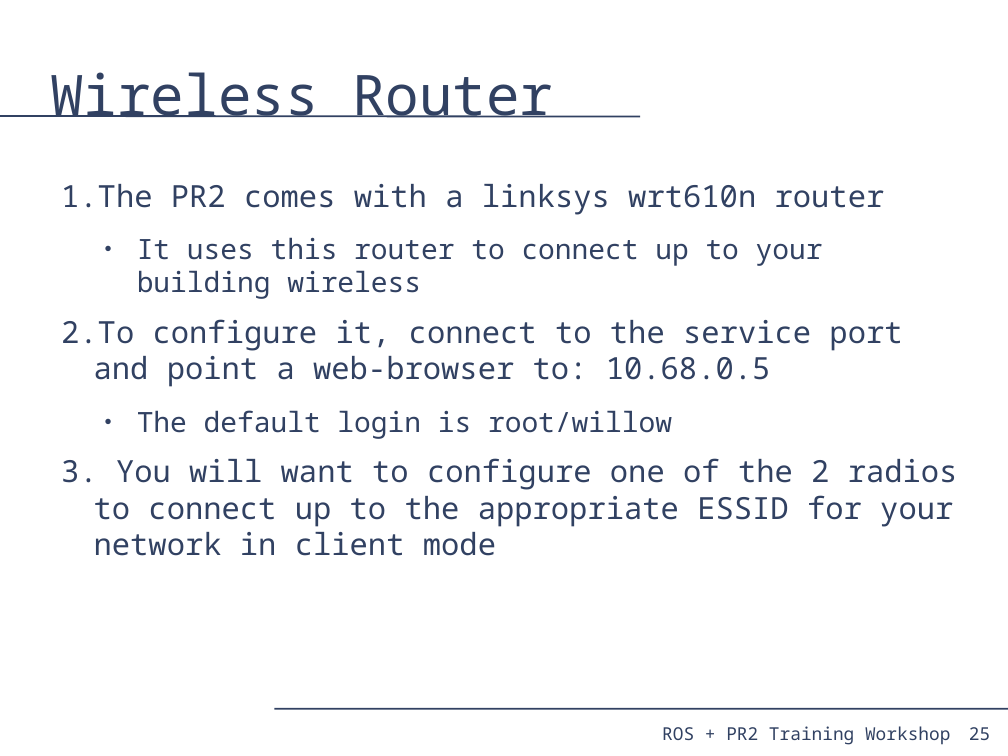
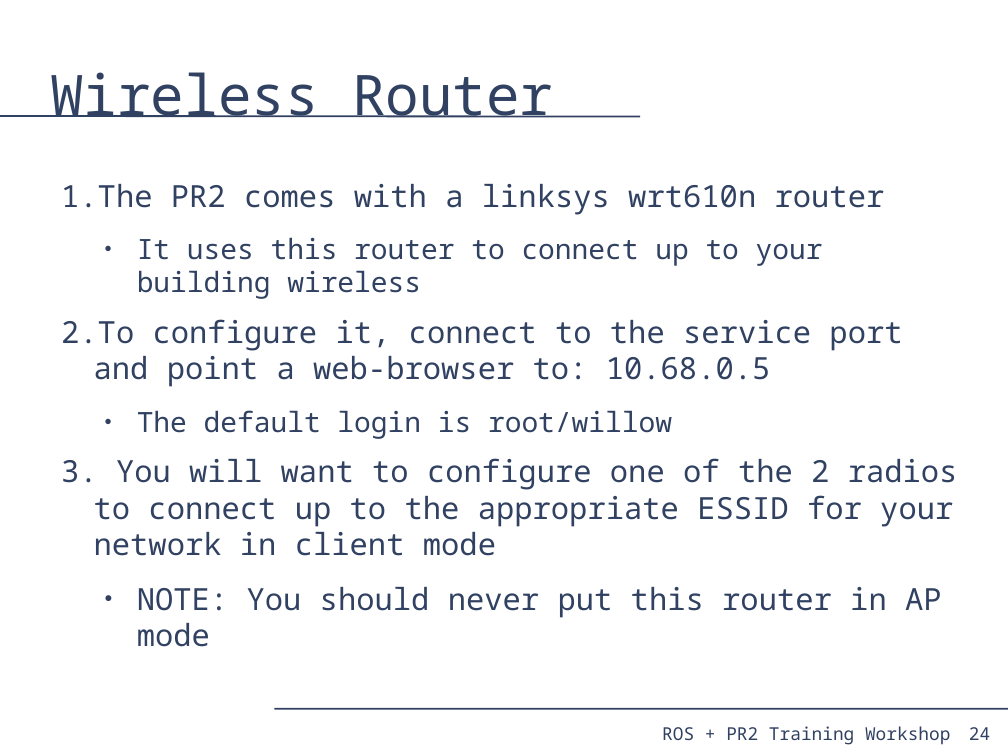
Before and after one commit to PR2/pr2_docs, a slide deck: slide 24 of pr2_training_workshop/pr2_sysadmin/pr2_syasdmin.odp (slide 25 before the commit). Drawn at 1008x756 pixels with LibreOffice and Linux fonts; fonts in the diff are those of the drawing. Boxes give left, top, right and bottom in pixels: in the first picture for what was removed or moved away, otherwise in the second. Text is boxed around its words. In the diff, an @@ line names an element or a change of style, - is before the commit and + after.

```diff
--- a/pr2_training_workshop/pr2_sysadmin/pr2_syasdmin.odp
+++ b/pr2_training_workshop/pr2_sysadmin/pr2_syasdmin.odp
@@ text at (x1=137, y1=587, x2=942, y2=647): paragraph added @@
+  ● NOTE: You should never put this router in AP mode
@@ page number at (x1=969, y1=727, x2=990, y2=740): text changed @@
-25
+24
```
Also in this commit, not shown: 9 other slides changed, 6 slides added, 6 slides removed, 1 other file.
